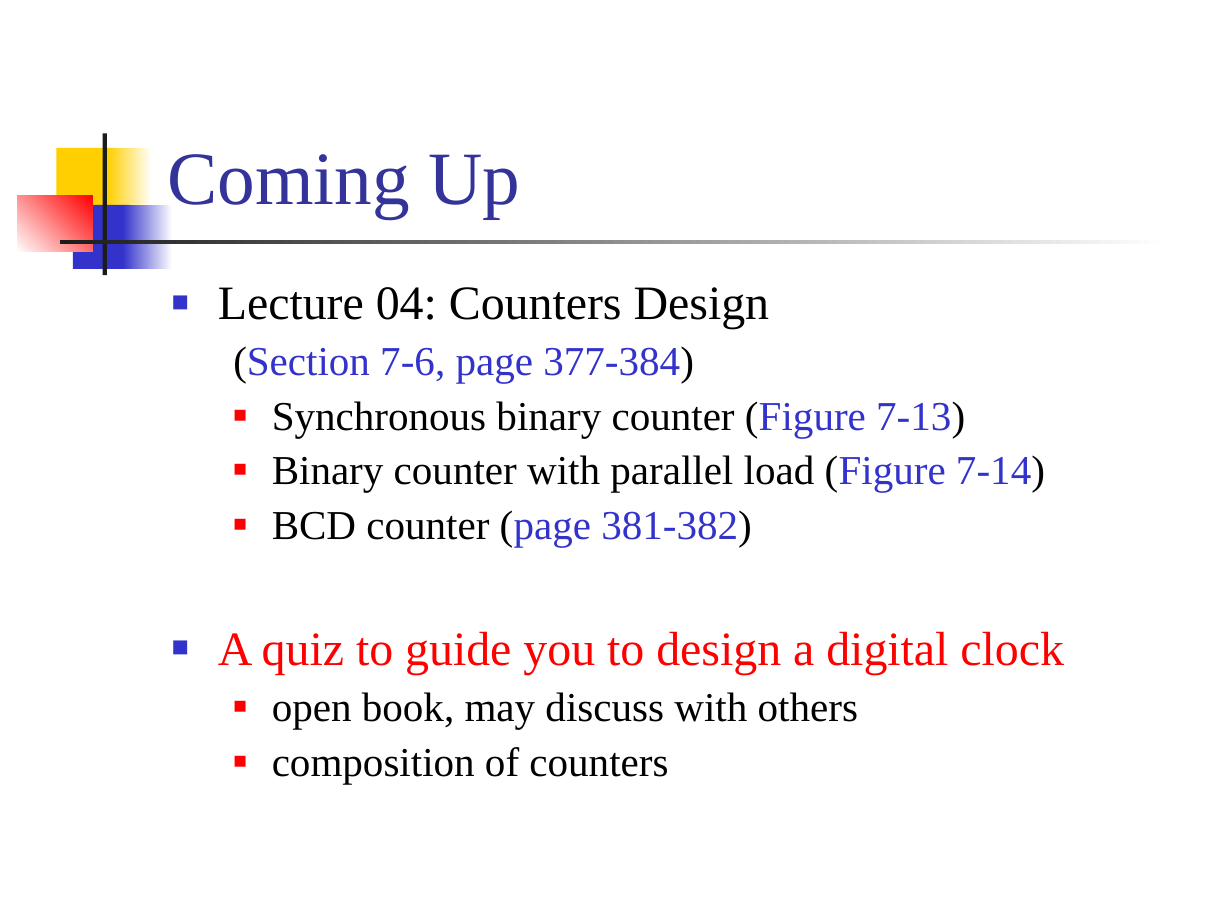
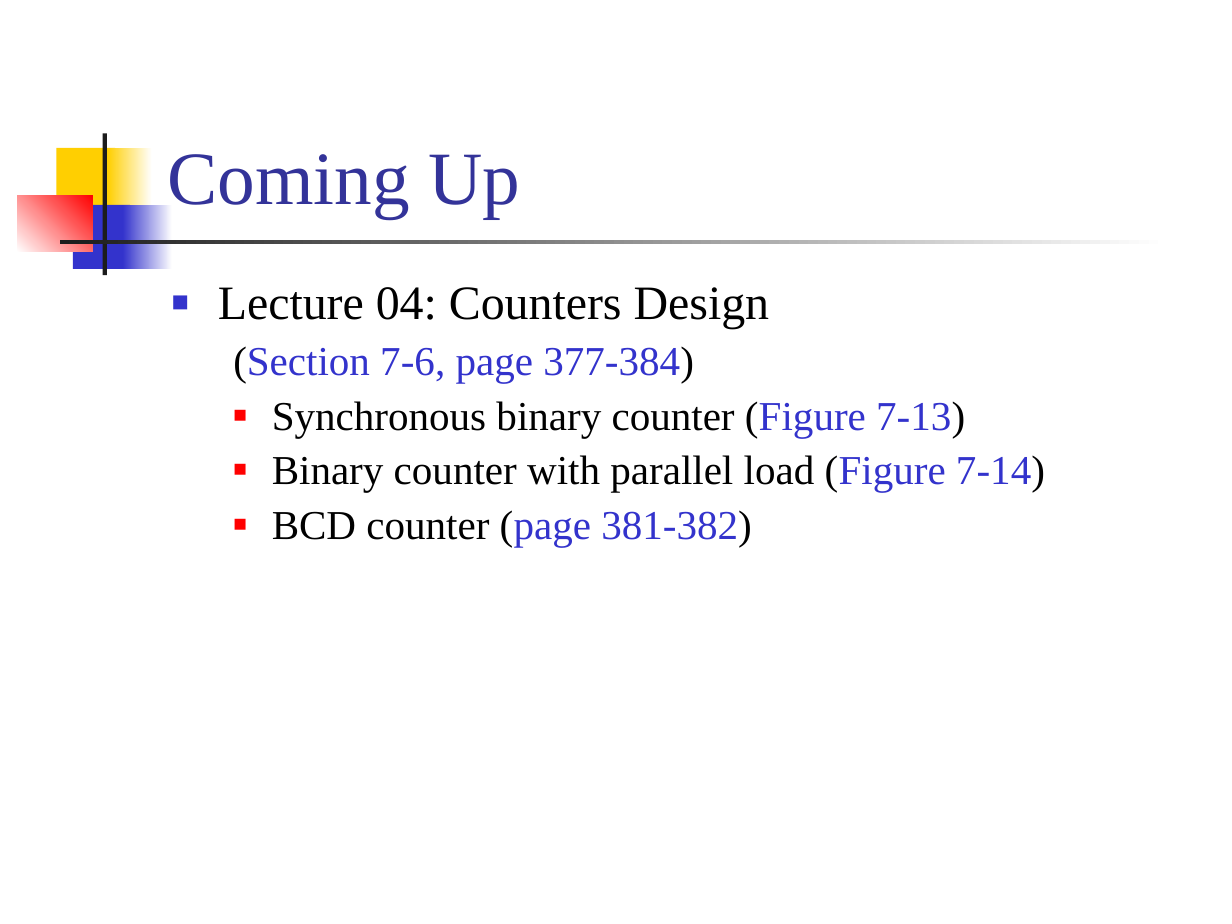
Before and after one commit to CGUSystemCourses/ComputerOrg-2015, a slide deck: slide 89 of Lectures/lec03-registers/lec03-registers.ppt. Drawn at 1232x924 pixels with LibreOffice and Linux fonts; fonts in the diff are those of the drawing. Boxes give left, top, right and bottom in pixels: in the first picture for what was removed or moved away, otherwise in the second. Text is boxed around its words. In the diff, an @@ line names an element or a change of style, - is before the commit and + after.

```diff
--- a/Lectures/lec03-registers/lec03-registers.ppt
+++ b/Lectures/lec03-registers/lec03-registers.ppt
@@ text at (218,631,1064,784): paragraphs removed @@
-■ A quiz to guide you to design a digital clock
-  ■ open book, may discuss with others
-  ■ composition of counters
```
Also in this commit, not shown: 5 other files.
